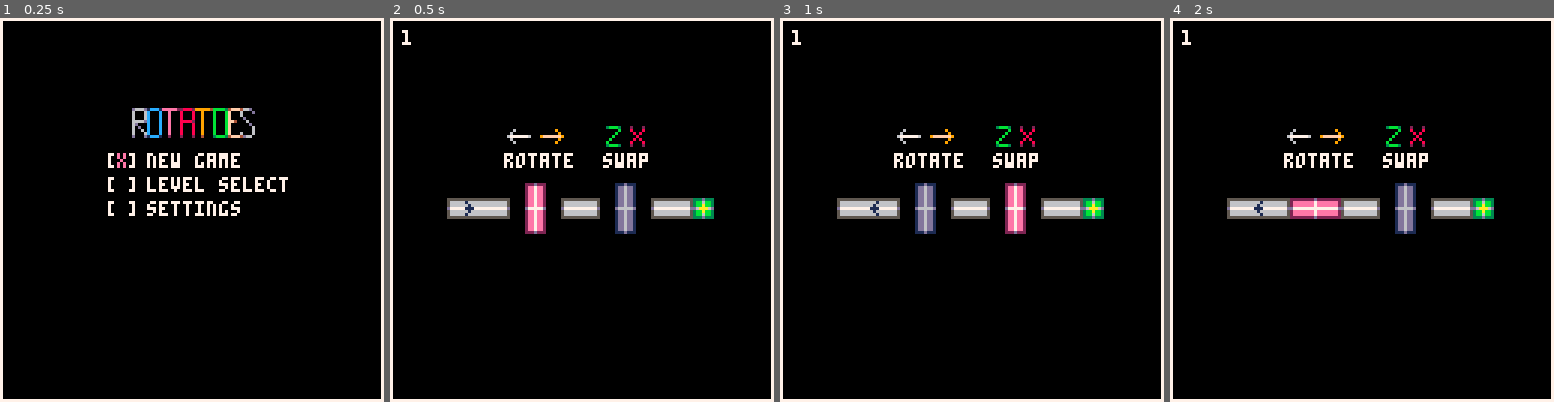
Above: before the commit, frames 1-4 (left to right).
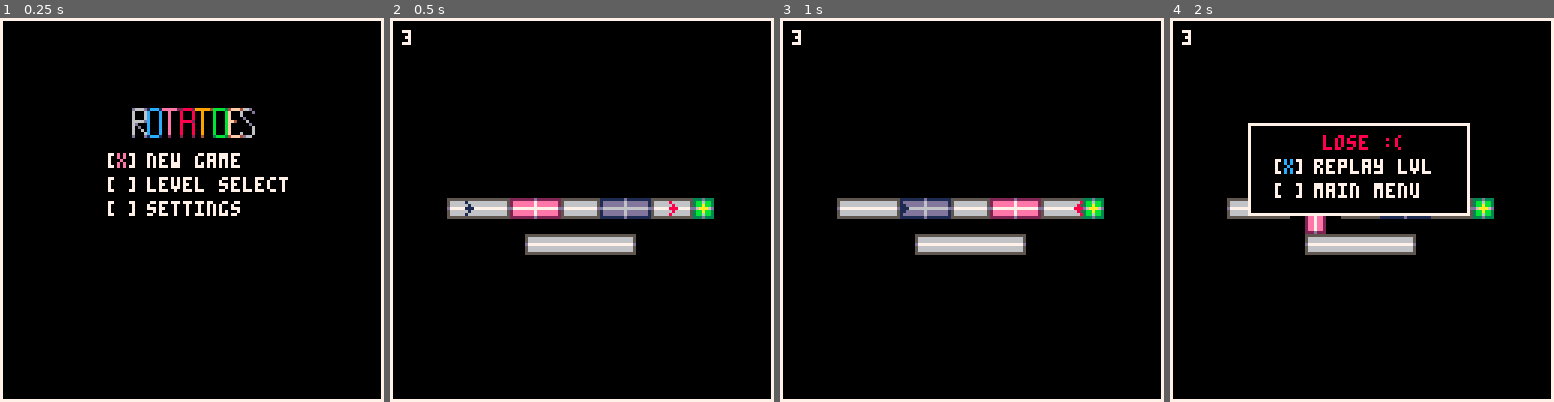
Above: after the commit, the same moments.

Repository: kreludan/rotatoes
Game: PICO-8 cartridge rotatoes.p8
The game is run twice, just before and just after one commit, with the same random seed, the same clock (stepped at 60 frames per second) and the same inputs.
Inputs:
- Up to frame 1 (0.25 s): no input
- Up to frame 2 (0.5 s): tap X (X key) at 0.33 s
- Up to frame 3 (1 s): tap O (Z key) at 0.7 s
- Up to frame 4 (2 s): tap X (X key) at 1.07, 1.85 s; hold Right from 1.6 s (still down); tap O (Z key) at 1.7 s

Frame 1 is identical in both runs. In frame 2, 4.5% of the frame differs, in the area x 3-75%, y 3-62%; in frame 3, 4.6%; in frame 4, 7.7%, in the area x 3-79%, y 3-62%.

Commit message:
Add new level

Diff:
--- a/rotatoes.p8
+++ b/rotatoes.p8
@@ -12,7 +12,7 @@
   main_menu_option = 1
   level_select_option = 1
   global_game_speed = 1
-  level_num = 1 -- current level
+  level_num = 3 -- current level
   furthest_level_unlocked = get_furthest_level()
 end
 
@@ -1336,33 +1336,35 @@
 level_blueprints = {
     "1-goal,104,63|player,22,63-vert,48,63|vert,78,63-corrend_left,22,63|corr_horiz,29,63|corrend_right,36,63|corrend_left,60,63|corrend_right,66,63|corrend_left,90,63|corrend_right,97,63|corrend_right,104,63",
     "2-deathtile,76,70|deathtile,76,32|deathtile,57,89|goal,95,51|player,31,70-vert,57,70|l2,76,51-corrend_left,31,70|c …(271 unchanged characters)…
-    {level_num = 3,
+    "3-goal,104,63|player,22,63|enemy_basic,90,63-horiz,48,63|horiz,78,63-corrend_left,22,63|corr_horiz,29,63|corrend_right,36,63|corrend_left,60,63|corrend_left,48,75|corr_horiz,55,75|corr_horiz,62,75|corr_horiz,69,75|corr_horiz,76,75|corrend_right,78,75|corrend_right,66,63|corrend_left,90,63|corrend_right,97,63|corrend_right,104,63",
+    "4-goal,104,63|player,22,63-vert,48,63|vert,78,63-corrend_left,22,63|corr_horiz,29,63|corrend_right,36,63|corrend_left,60,63|corrend_right,66,63|corrend_left,90,63|corrend_right,97,63|corrend_right,104,63",
+    "5-goal,104,63|player,22,63-vert,48,63|vert,78,63-corrend_left,22,63|corr_horiz,29,63|corrend_right,36,63|corrend_left,60,63|corrend_right,66,63|corrend_left,90,63|corrend_right,97,63|corrend_right,104,63",
+    "6-goal,104,63|player,22,63-vert,48,63|vert,78,63-corrend_left,22,63|corr_horiz,29,63|corrend_right,36,63|corrend_left,60,63|corrend_right,66,63|corrend_left,90,63|corrend_right,97,63|corrend_right,104,63",
+    "7-goal,104,63|player,22,63-vert,48,63|vert,78,63-corrend_left,22,63|corr_horiz,29,63|corrend_right,36,63|corrend_left,60,63|corrend_right,66,63|corrend_left,90,63|corrend_right,97,63|corrend_right,104,63",
+    "8-goal,104,63|player,22,63-vert,48,63|vert,78,63-corrend_left,22,63|corr_horiz,29,63|corrend_right,36,63|corrend_left,60,63|corrend_right,66,63|corrend_left,90,63|corrend_right,97,63|corrend_right,104,63",
+    "9-goal,104,63|player,22,63-vert,48,63|vert,78,63-corrend_left,22,63|corr_horiz,29,63|corrend_right,36,63|corrend_left,60,63|corrend_right,66,63|corrend_left,90,63|corrend_right,97,63|corrend_right,104,63",
+    "10-goal,104,63|player,22,63-vert,48,63|vert,78,63-corrend_left,22,63|corr_horiz,29,63|corrend_right,36,63|corrend_left,60,63|corrend_right,66,63|corrend_left,90,63|corrend_right,97,63|corrend_right,104,63",
+    {level_num = 11,
      character_blueprint = {
          {"goal", 104, 63 },
          {"player", 22, 63 },
-         {"enemy_basic", 90, 63}
      },
      rotator_blueprint = {
-         { "vert", 48, 63 },
-         { "vert", 78, 63 }
+         { "horiz", 48, 63 },
+         { "horiz", 78, 63 }
      },
      static_tile_blueprint = {
          { "corrend_left", 22, 63 },
          { "corr_horiz", 29, 63 },
          { "corrend_right", 36, 63 },
          { "corrend_left", 60, 63 },
+         { "corrend_left", 48, 75},
+         { "corrend_right", 78, 75},
          { "corrend_right", 66, 63 },
          { "corrend_left", 90, 63},
          { "corrend_right", 97, 63 },
          { "corrend_right", 104, 63 }
      }},
-    "4-goal,104,63|player,22,63-vert,48,63|vert,78,63-corrend_left,22,63|corr_horiz,29,63|corrend_right,36,63|corrend_left,60,63|corrend_right,66,63|corrend_left,90,63|corrend_right,97,63|corrend_right,104,63",
-    "5-goal,104,63|player,22,63-vert,48,63|vert,78,63-corrend_left,22,63|corr_horiz,29,63|corrend_right,36,63|corrend_left,60,63|corrend_right,66,63|corrend_left,90,63|corrend_right,97,63|corrend_right,104,63",
-    "6-goal,104,63|player,22,63-vert,48,63|vert,78,63-corrend_left,22,63|corr_horiz,29,63|corrend_right,36,63|corrend_left,60,63|corrend_right,66,63|corrend_left,90,63|corrend_right,97,63|corrend_right,104,63",
-    "7-goal,104,63|player,22,63-vert,48,63|vert,78,63-corrend_left,22,63|corr_horiz,29,63|corrend_right,36,63|corrend_left,60,63|corrend_right,66,63|corrend_left,90,63|corrend_right,97,63|corrend_right,104,63",
-    "8-goal,104,63|player,22,63-vert,48,63|vert,78,63-corrend_left,22,63|corr_horiz,29,63|corrend_right,36,63|corrend_left,60,63|corrend_right,66,63|corrend_left,90,63|corrend_right,97,63|corrend_right,104,63",
-    "9-goal,104,63|player,22,63-vert,48,63|vert,78,63-corrend_left,22,63|corr_horiz,29,63|corrend_right,36,63|corrend_left,60,63|corrend_right,66,63|corrend_left,90,63|corrend_right,97,63|corrend_right,104,63",
-    "10-goal,104,63|player,22,63-vert,48,63|vert,78,63-corrend_left,22,63|corr_horiz,29,63|corrend_right,36,63|corrend_left,60,63|corrend_right,66,63|corrend_left,90,63|corrend_right,97,63|corrend_right,104,63"
 }
 
 function draw_level_text()
--- a/src/0.global.lua
+++ b/src/0.global.lua
@@ -8,7 +8,7 @@
   main_menu_option = 1
   level_select_option = 1
   global_game_speed = 1
-  level_num = 1 -- current level
+  level_num = 3 -- current level
   furthest_level_unlocked = get_furthest_level()
 end
 
--- a/src/6.levels.lua
+++ b/src/6.levels.lua
@@ -20,33 +20,35 @@
 level_blueprints = {
     "1-goal,104,63|player,22,63-vert,48,63|vert,78,63-corrend_left,22,63|corr_horiz,29,63|corrend_right,36,63|corrend_left,60,63|corrend_right,66,63|corrend_left,90,63|corrend_right,97,63|corrend_right,104,63",
     "2-deathtile,76,70|deathtile,76,32|deathtile,57,89|goal,95,51|player,31,70-vert,57,70|l2,76,51-corrend_left,31,70|c …(271 unchanged characters)…
-    {level_num = 3,
+    "3-goal,104,63|player,22,63|enemy_basic,90,63-horiz,48,63|horiz,78,63-corrend_left,22,63|corr_horiz,29,63|corrend_right,36,63|corrend_left,60,63|corrend_left,48,75|corr_horiz,55,75|corr_horiz,62,75|corr_horiz,69,75|corr_horiz,76,75|corrend_right,78,75|corrend_right,66,63|corrend_left,90,63|corrend_right,97,63|corrend_right,104,63",
+    "4-goal,104,63|player,22,63-vert,48,63|vert,78,63-corrend_left,22,63|corr_horiz,29,63|corrend_right,36,63|corrend_left,60,63|corrend_right,66,63|corrend_left,90,63|corrend_right,97,63|corrend_right,104,63",
+    "5-goal,104,63|player,22,63-vert,48,63|vert,78,63-corrend_left,22,63|corr_horiz,29,63|corrend_right,36,63|corrend_left,60,63|corrend_right,66,63|corrend_left,90,63|corrend_right,97,63|corrend_right,104,63",
+    "6-goal,104,63|player,22,63-vert,48,63|vert,78,63-corrend_left,22,63|corr_horiz,29,63|corrend_right,36,63|corrend_left,60,63|corrend_right,66,63|corrend_left,90,63|corrend_right,97,63|corrend_right,104,63",
+    "7-goal,104,63|player,22,63-vert,48,63|vert,78,63-corrend_left,22,63|corr_horiz,29,63|corrend_right,36,63|corrend_left,60,63|corrend_right,66,63|corrend_left,90,63|corrend_right,97,63|corrend_right,104,63",
+    "8-goal,104,63|player,22,63-vert,48,63|vert,78,63-corrend_left,22,63|corr_horiz,29,63|corrend_right,36,63|corrend_left,60,63|corrend_right,66,63|corrend_left,90,63|corrend_right,97,63|corrend_right,104,63",
+    "9-goal,104,63|player,22,63-vert,48,63|vert,78,63-corrend_left,22,63|corr_horiz,29,63|corrend_right,36,63|corrend_left,60,63|corrend_right,66,63|corrend_left,90,63|corrend_right,97,63|corrend_right,104,63",
+    "10-goal,104,63|player,22,63-vert,48,63|vert,78,63-corrend_left,22,63|corr_horiz,29,63|corrend_right,36,63|corrend_left,60,63|corrend_right,66,63|corrend_left,90,63|corrend_right,97,63|corrend_right,104,63",
+    {level_num = 11,
      character_blueprint = {
          {"goal", 104, 63 },
          {"player", 22, 63 },
-         {"enemy_basic", 90, 63}
      },
      rotator_blueprint = {
-         { "vert", 48, 63 },
-         { "vert", 78, 63 }
+         { "horiz", 48, 63 },
+         { "horiz", 78, 63 }
      },
      static_tile_blueprint = {
          { "corrend_left", 22, 63 },
          { "corr_horiz", 29, 63 },
          { "corrend_right", 36, 63 },
          { "corrend_left", 60, 63 },
+         { "corrend_left", 48, 75},
+         { "corrend_right", 78, 75},
          { "corrend_right", 66, 63 },
          { "corrend_left", 90, 63},
          { "corrend_right", 97, 63 },
          { "corrend_right", 104, 63 }
      }},
-    "4-goal,104,63|player,22,63-vert,48,63|vert,78,63-corrend_left,22,63|corr_horiz,29,63|corrend_right,36,63|corrend_left,60,63|corrend_right,66,63|corrend_left,90,63|corrend_right,97,63|corrend_right,104,63",
-    "5-goal,104,63|player,22,63-vert,48,63|vert,78,63-corrend_left,22,63|corr_horiz,29,63|corrend_right,36,63|corrend_left,60,63|corrend_right,66,63|corrend_left,90,63|corrend_right,97,63|corrend_right,104,63",
-    "6-goal,104,63|player,22,63-vert,48,63|vert,78,63-corrend_left,22,63|corr_horiz,29,63|corrend_right,36,63|corrend_left,60,63|corrend_right,66,63|corrend_left,90,63|corrend_right,97,63|corrend_right,104,63",
-    "7-goal,104,63|player,22,63-vert,48,63|vert,78,63-corrend_left,22,63|corr_horiz,29,63|corrend_right,36,63|corrend_left,60,63|corrend_right,66,63|corrend_left,90,63|corrend_right,97,63|corrend_right,104,63",
-    "8-goal,104,63|player,22,63-vert,48,63|vert,78,63-corrend_left,22,63|corr_horiz,29,63|corrend_right,36,63|corrend_left,60,63|corrend_right,66,63|corrend_left,90,63|corrend_right,97,63|corrend_right,104,63",
-    "9-goal,104,63|player,22,63-vert,48,63|vert,78,63-corrend_left,22,63|corr_horiz,29,63|corrend_right,36,63|corrend_left,60,63|corrend_right,66,63|corrend_left,90,63|corrend_right,97,63|corrend_right,104,63",
-    "10-goal,104,63|player,22,63-vert,48,63|vert,78,63-corrend_left,22,63|corr_horiz,29,63|corrend_right,36,63|corrend_left,60,63|corrend_right,66,63|corrend_left,90,63|corrend_right,97,63|corrend_right,104,63"
 }
 
 function draw_level_text()
--- a/src/utils/encode_level_as_string.lua
+++ b/src/utils/encode_level_as_string.lua
@@ -20,24 +20,31 @@
     return blueprint_string
 end
 
-level = {level_num = 1,
- character_blueprint = {
-     {"goal", 104, 63 },
-     {"player", 22, 63 },
- },
- rotator_blueprint = {
-     { "vert", 48, 63 },
-     { "vert", 78, 63 }
- },
- static_tile_blueprint = {
-     { "corrend_left", 22, 63 },
-     { "corr_horiz", 29, 63 },
-     { "corrend_right", 36, 63 },
-     { "corrend_left", 60, 63 },
-     { "corrend_right", 66, 63 },
-     { "corrend_left", 90, 63},
-     { "corrend_right", 97, 63 },
-     { "corrend_right", 104, 63 }
- }}
+level = {level_num = 3,
+         character_blueprint = {
+             {"goal", 104, 63 },
+             {"player", 22, 63 },
+             {"enemy_basic", 90, 63}
+         },
+         rotator_blueprint = {
+             { "horiz", 48, 63 },
+             { "horiz", 78, 63 }
+         },
+         static_tile_blueprint = {
+             { "corrend_left", 22, 63 },
+             { "corr_horiz", 29, 63 },
+             { "corrend_right", 36, 63 },
+             { "corrend_left", 60, 63 },
+             { "corrend_left", 48, 75},
+             { "corr_horiz", 55, 75},
+             { "corr_horiz", 62, 75},
+             { "corr_horiz", 69, 75},
+             { "corr_horiz", 76, 75},
+             { "corrend_right", 78, 75},
+             { "corrend_right", 66, 63 },
+             { "corrend_left", 90, 63},
+             { "corrend_right", 97, 63 },
+             { "corrend_right", 104, 63 }
+         }}
 
 print(encode_level_as_string(level))
